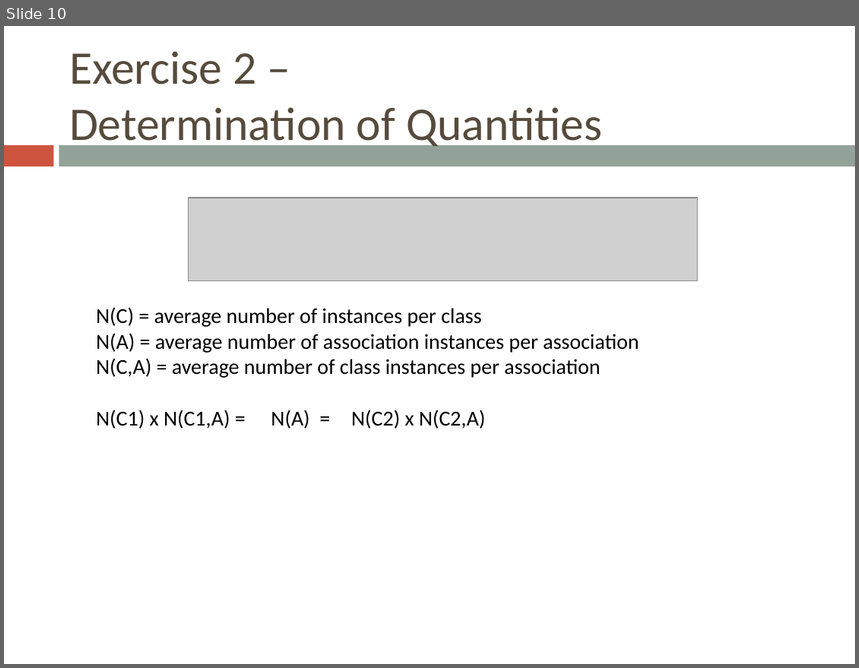
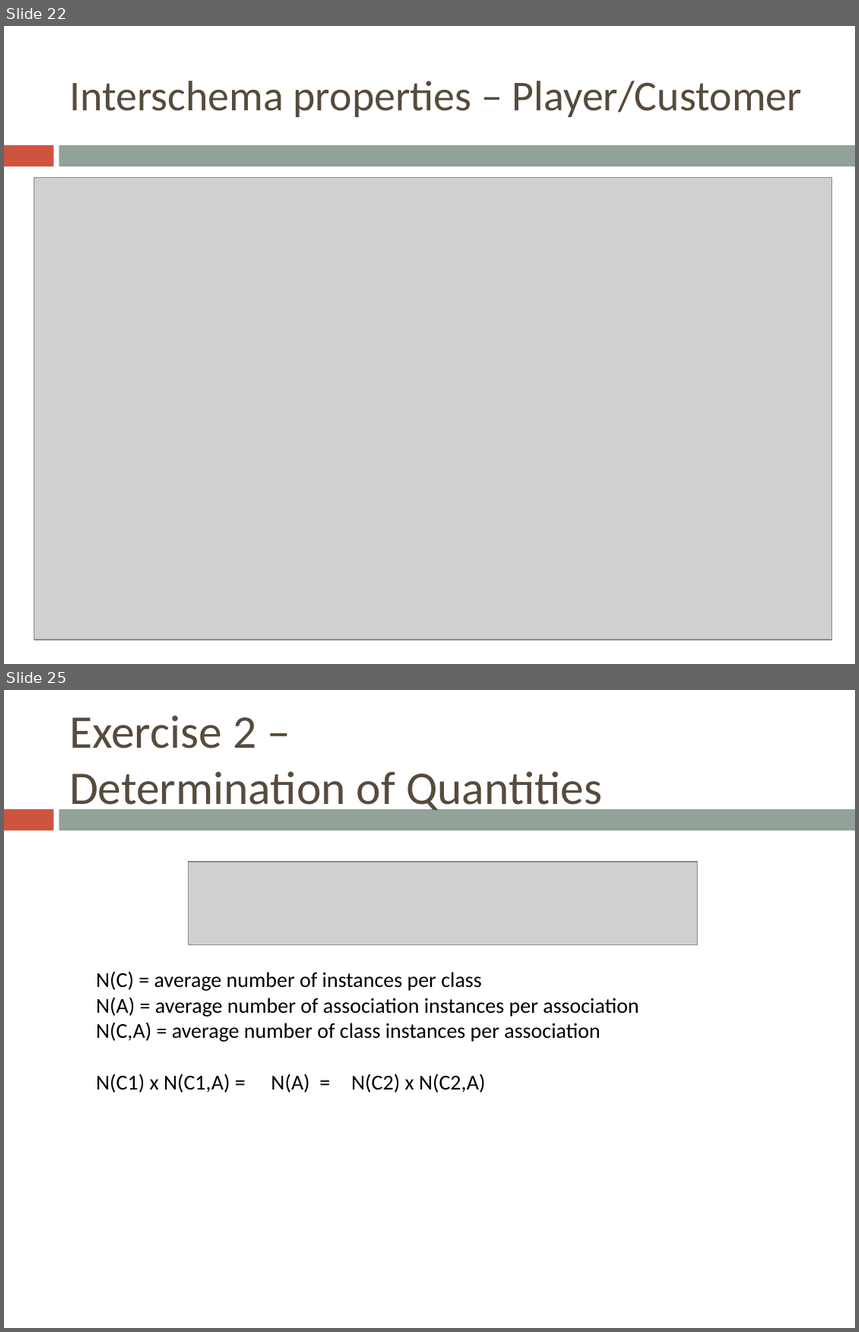
Before and after one commit to bugxd/DBTech, a slide deck: Assignment_4.pptx. Shown one above the other, each under a label of ours: slide 10 before the commit, slides 22 and 25 after it; the slides between them are not shown. The pictures are 859x668 and 859x1332 pixels, drawn with LibreOffice and Linux fonts; fonts in the diff are those of the drawing; grey boxes stand for pictures. Boxes give left, top, right and bottom in pixels: in the first picture for what was removed or moved away, otherwise in the second. Text is boxed around its words. In the diff, an @@ line names an element or a change of style, - is before the commit and + after.

```diff
--- a/Assignment_4.pptx
+++ b/Assignment_4.pptx
@@ slide 22 added at box(4, 26, 855, 664), background #FFFFFF; not listed: 2 template elements that a slide beside it also shows @@
@@ title added at box(69, 81, 802, 117), 36 pt, text #564B3C @@
+Interschema properties – Player/Customer
@@ picture added at box(34, 177, 832, 640) @@
@@ what was slide 10 is now slide 25 @@
```
Also in this commit, not shown: 8 slides changed, 16 other slides added, 2 slides removed, 21 other files.
